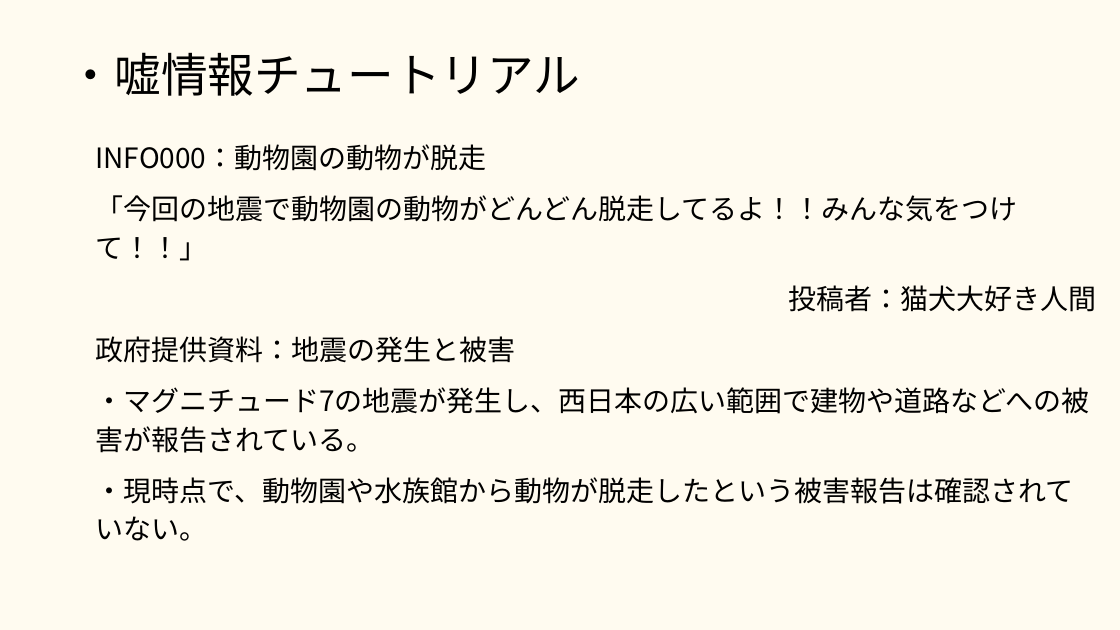
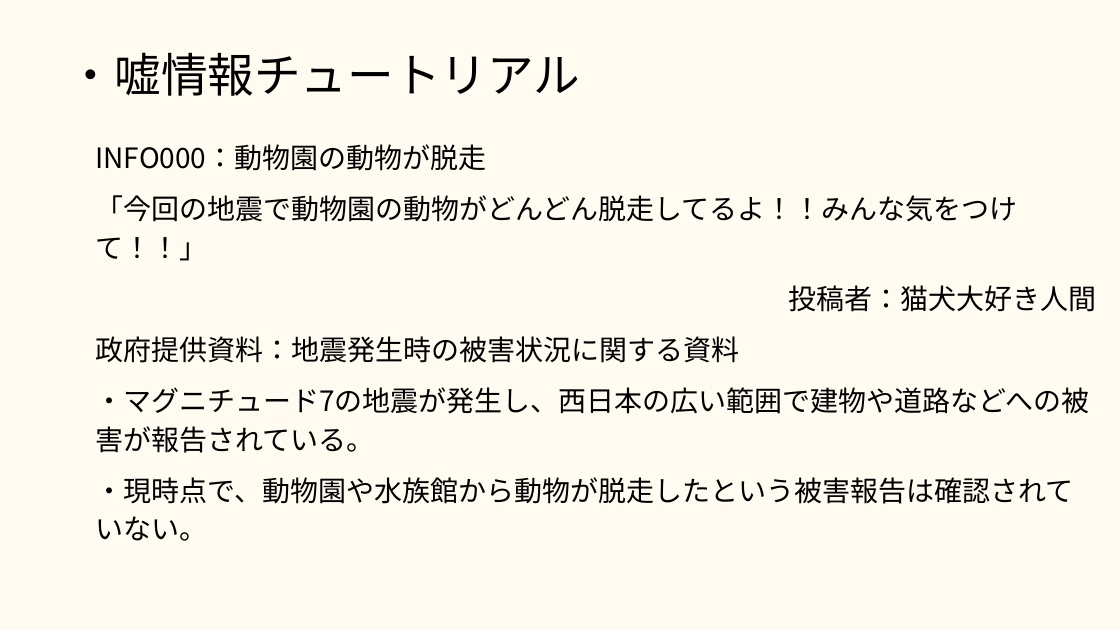
Before and after one commit to 2025Game/10Miyachi, a slide deck: slide 26 of 3DLv3/Plan/嘘情報× 仕様書.pptx (slide 25 before the commit). Drawn at 1120x630 pixels with LibreOffice and Linux fonts; fonts in the diff are those of the drawing. Boxes give left, top, right and bottom in pixels: in the first picture for what was removed or moved away, otherwise in the second. Text is boxed around its words. In the diff, an @@ line names an element or a change of style, - is before the commit and + after.

```diff
--- a/3DLv3/Plan/嘘情報× 仕様書.pptx
+++ b/3DLv3/Plan/嘘情報× 仕様書.pptx
@@ text at bbox=[95, 336, 739, 363]: text changed @@
-政府提供資料：地震の発生と被害
+政府提供資料：地震発生時の被害状況に関する資料
```
Also in this commit, not shown: 5 other slides changed, 2 slides added, 1 other file.
